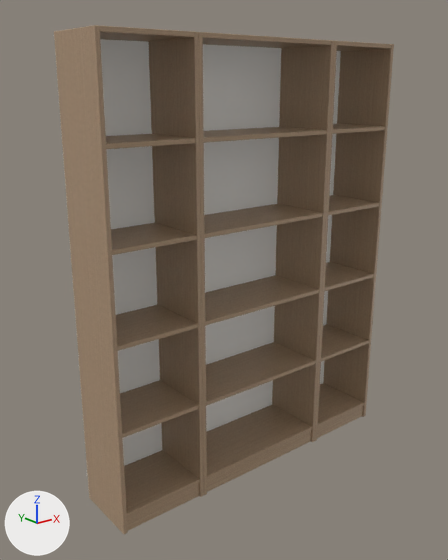
The glTF model models/bookcase-vu-wotan.glb, before and after one commit.
One viewpoint serves both versions: a 50 mm lens placed at (-1.73, -2.02, 1.72), pointed at (-0.08, 0.04, 0.89). Arrows for +X, +Y and +Z are at lower left; the lights stay in place. The first picture is the older version. Where no turn or scale is listed for an object, it has been applied to the vertices.
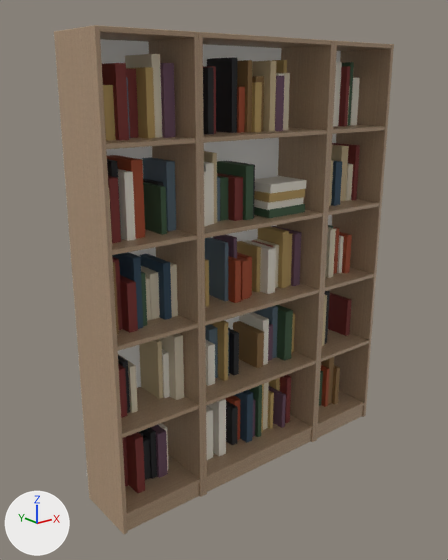
Where the change shows, as pixel boxes [x1, y1, x2, y2] in the pictures (448 x 560 px):
'decor', added: after [102, 63, 360, 493]
'decor.001', added: after [118, 62, 360, 470]
'decor.004', added: after [103, 60, 305, 432]
'decor.007', added: after [118, 54, 353, 430]
'decor.002', added: after [107, 57, 330, 480]
'decor.009', added: after [141, 62, 354, 437]
'decor.011', added: after [107, 87, 352, 440]
'decor.003', added (mostly hidden): after [151, 63, 302, 478]
'decor.006', added (mostly hidden): after [126, 77, 278, 378]
'decor.005', added: after [109, 61, 349, 399]
'decor.008', added: after [112, 161, 342, 443]
'decor.010', added: after [113, 60, 340, 405]
'Mesh_1', unchanged, covered by the edit: [54, 39, 341, 488] in both

The change, as a list of edits to the scene's bpy script:
```text
Add ob_decor_011:
    ob_decor_011 = bpy.data.objects.new('decor.011', me_mesh_12)  # 88 vertices, 132 faces; spans x -0.62..0.62, y -0.1..0.1, z -0.81..0.81; in mat_book_7 (brown #a34a28)
    ob_decor_011.location = (0.037, 0.045, 0.9)
Add ob_decor_010:
    ob_decor_010 = bpy.data.objects.new('decor.010', me_mesh_11)  # a box spanning x -0.66..-0.62, y -0.08..0.1, z -0.14..0.14; a box spanning x 0.1..0.14, y -0.07..0.1, z -0.5..-0.33; a box spanning x 0.01..0.04, y -0.08..0.1, z 0.58..0.86; a box spanning x 0.07..0.12, y -0.07..0.1, z 0.58..0.8; a box spanning x 0.6..0.63, y -0.08..0.1, z -0.86..-0.58; a box spanning x 0.63..0.66, y -0.1..0.1, z -0.86..-0.65; in mat_book_5 (brown #8a6a3f)
    ob_decor_010.location = (-0.044, 0.039, 0.949)
Add ob_decor_009:
    ob_decor_009 = bpy.data.objects.new('decor.009', me_mesh_10)  # 88 vertices, 132 faces; spans x -0.61..0.61, y -0.12..0.12, z -0.87..0.87; in mat_book_3 (dark green #3d5a3f)
    ob_decor_009.location = (0.051, 0.027, 0.954)
Add ob_decor_008:
    ob_decor_008 = bpy.data.objects.new('decor.008', me_mesh_9)  # a box spanning x -0.57..-0.54, y -0.09..0.1, z -0.14..0.15; a box spanning x -0.42..-0.39, y -0.07..0.1, z -0.14..0.1; a box spanning x 0.0..0.04, y -0.09..0.1, z -0.86..-0.61; a box spanning x -0.1..-0.08, y -0.06..0.1, z -0.5..-0.27; a box spanning x -0.08..-0.06, y -0.03..0.1, z -0.5..-0.3; a box spanning x 0.53..0.57, y -0.1..0.1, z 0.22..0.43; a box spanning x 0.42..0.47, y -0.08..0.1, z 0.58..0.86; in mat_book_1 (dark blue #2f4a5e)
    ob_decor_008.location = (-0.023, 0.039, 0.948)
Add ob_decor_007:
    ob_decor_007 = bpy.data.objects.new('decor.007', me_mesh_8)  # 136 vertices, 204 faces; spans x -0.65..0.65, y -0.1..0.1, z -0.87..0.87; in mat_book_9 (beige #d9cdb4)
    ob_decor_007.location = (0.031, 0.043, 0.955)
Add ob_decor_006:
    ob_decor_006 = bpy.data.objects.new('decor.006', me_mesh_7)  # 88 vertices, 132 faces; spans x -0.62..0.62, y -0.08..0.08, z -0.86..0.86; in mat_book_8 (greyish blue #5c6f7c)
    ob_decor_006.location = (-0.086, 0.058, 0.947)
Add ob_decor_005:
    ob_decor_005 = bpy.data.objects.new('decor.005', me_mesh_6)  # a box spanning x -0.44..-0.42, y -0.04..0.1, z -0.5..-0.24; a box spanning x -0.67..-0.65, y -0.1..0.1, z 0.22..0.42; a box spanning x -0.16..-0.14, y -0.06..0.1, z 0.22..0.51; a box spanning x 0.1..0.13, y -0.1..0.1, z 0.58..0.86; a box spanning x 0.43..0.45, y -0.09..0.1, z -0.86..-0.62; a box spanning x 0.51..0.53, y -0.09..0.1, z -0.5..-0.23; a box spanning x 0.51..0.53, y -0.09..0.1, z 0.22..0.43; a box spanning x 0.63..0.67, y -0.05..0.1, z 0.22..0.49; in mat_book_2 (beige #c9b58f)
    ob_decor_005.location = (-0.029, 0.04, 0.95)
Add ob_decor_004:
    ob_decor_004 = bpy.data.objects.new('decor.004', me_mesh_5)  # 128 vertices, 192 faces; spans x -0.51..0.51, y -0.11..0.11, z -0.87..0.87; in mat_book_11 (orange #b89a5e)
    ob_decor_004.location = (-0.191, 0.028, 0.954)
Add ob_decor_003:
    ob_decor_003 = bpy.data.objects.new('decor.003', me_mesh_4)  # 112 vertices, 168 faces; spans x -0.57..0.57, y -0.1..0.1, z -0.85..0.85; in mat_book_10 (dark purple #6b4b5e)
    ob_decor_003.location = (0.069, 0.039, 0.94)
Add ob_decor_002:
    ob_decor_002 = bpy.data.objects.new('decor.002', me_mesh_3)  # 104 vertices, 156 faces; spans x -0.59..0.59, y -0.09..0.09, z -0.87..0.87; in mat_book_6 (black #1f1f22)
    ob_decor_002.location = (-0.055, 0.05, 0.954)
Add ob_decor_001:
    ob_decor_001 = bpy.data.objects.new('decor.001', me_mesh_2)  # 160 vertices, 240 faces; spans x -0.66..0.66, y -0.11..0.11, z -0.87..0.87; in mat_book_4 (white #e8e2d4)
    ob_decor_001.location = (0.045, 0.029, 0.955)
Add ob_decor:
    ob_decor = bpy.data.objects.new('decor', me_mesh_1_1)  # 136 vertices, 204 faces; spans x -0.7..0.7, y -0.1..0.1, z -0.86..0.86; in mat_book_0 (dark red #7a2e2a)
    ob_decor.location = (0.017, 0.039, 0.944)
```
